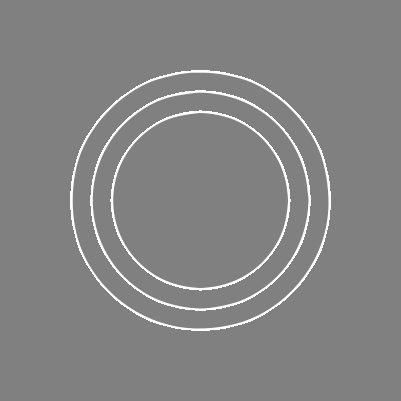
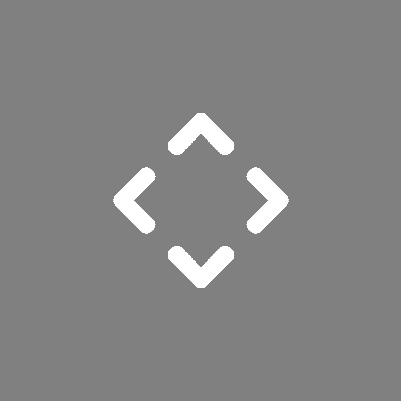
Revision of a layered 401 x 401 image; what changed, layer by layer:
added layer "Arrow Out" above "Arrow In" over [113, 113, 289, 288]
hid "Inner Ringed" over [70, 70, 331, 331]
